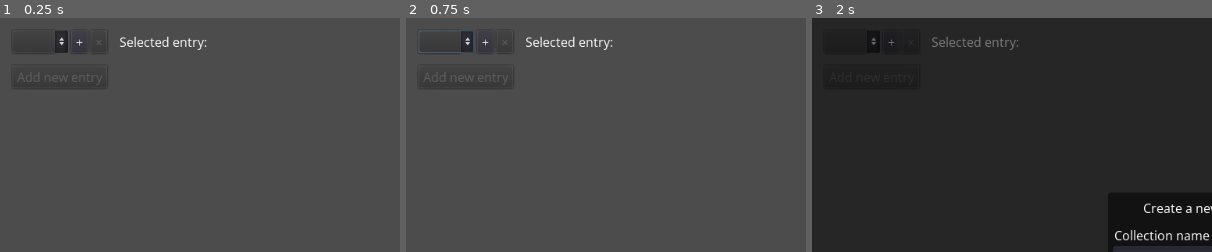
Above: before the commit, frames 1-3 (left to right).
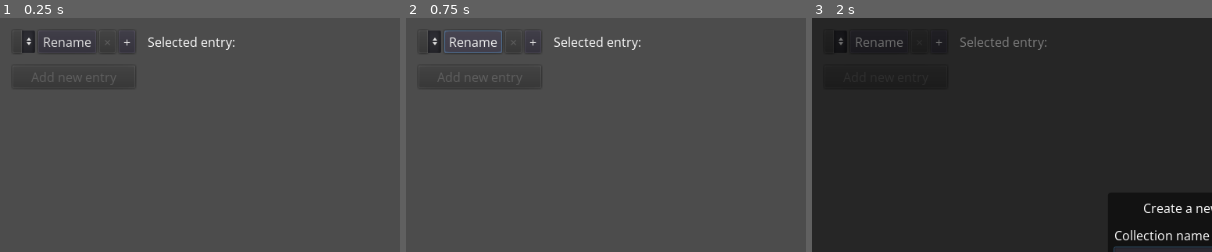
Above: after the commit, the same moments.

Repository: b7g/warm_bee
Game: Godot game, scene res://warm_bee.tscn
Same seed, same stepped clock (60 frames per second), same inputs: the game is played once before the commit and once after it.
Inputs (mouse positions are % of the whole screen's width and height, from its top left):
- Up to frame 1 (0.25 s): no input
- Up to frame 2 (0.75 s): click (8, 5) at 0.5 s, where only the run after the commit has a clickable "Rename"
- Up to frame 3 (2 s): click "+" at 1.25 s
The pictures show only the part of the screen within x 0-50%, y 0-50%; the shares and areas given below are measured in that part.

The runs differ from the first frame. In frame 1, 1.2% of the frame differs, in the area x 4-59%, y 5-29%; in frame 2, 1.5%, in the area x 3-59%, y 5-29%; in frame 3, 0.7%.
Error after the commit: Invalid get index 'name' (on base: 'Dictionary'). (res://singleton/data.gd:129)

Commit message:
Added option to rename collections

Diff:
--- a/godot/singleton/data.gd
+++ b/godot/singleton/data.gd
@@ -161,6 +161,12 @@
 	FileIO.save_data_delayed()
 
 
+func rename_collection(new_name: String) -> void:
+	_selected_collection["name"] = new_name
+	_interface.collection_renamed_to(new_name)
+	FileIO.save_data_delayed()
+
+
 func delete_collection() -> void:
 	var delete_collection_id: int = _selected_collection["id"]
 	for collection_index in _collections.size():
--- /dev/null
+++ b/godot/ui/dialog/rename_collection_dialog.gd
@@ -0,0 +1,42 @@
+extends ColorRect
+
+var _collection_name: String
+
+onready var _label_desc: Label = $CC/PC/VC/LabelDesc
+onready var _txt_name: LineEdit = $CC/PC/VC/VC/LineEditName
+onready var _btn_rename: Button = $CC/PC/VC/HC/ButtonRename
+
+
+func _ready() -> void:
+	_label_desc.text = _label_desc.text % _collection_name
+	_txt_name.placeholder_text = _collection_name
+	_txt_name.text = _collection_name
+
+
+func set_collection_name(collection_name: String) -> void:
+	_collection_name = collection_name
+
+
+func _rename(new_name: String) -> void:
+	if new_name.empty():
+		return
+	if new_name == _collection_name:
+		return
+	Data.rename_collection(new_name)
+
+
+func _on_ButtonRename_pressed() -> void:
+	_rename(_txt_name.text)
+	queue_free()
+
+
+func _on_ButtonCancel_pressed() -> void:
+	queue_free()
+
+
+func _on_LineEditName_text_changed(new_text: String) -> void:
+	_btn_rename.disabled = new_text.empty()
+
+
+func _on_LineEditName_text_entered(new_text: String):
+	_rename(new_text)
--- /dev/null
+++ b/godot/ui/dialog/rename_collection_dialog.tscn
@@ -0,0 +1,79 @@
+[gd_scene load_steps=3 format=2]
+
+[ext_resource path="res://ui/dialog/rename_collection_dialog.gd" type="Script" id=1]
+[ext_resource path="res://ui/theme_resource/panel_dialog.tres" type="StyleBox" id=2]
+
+[node name="RenameCollectionDialog" type="ColorRect"]
+anchor_right = 1.0
+anchor_bottom = 1.0
+color = Color( 0, 0, 0, 0.501961 )
+script = ExtResource( 1 )
+__meta__ = {
+"_edit_lock_": true
+}
+
+[node name="CC" type="CenterContainer" parent="."]
+anchor_right = 1.0
+anchor_bottom = 1.0
+__meta__ = {
+"_edit_lock_": true
+}
+
+[node name="PC" type="PanelContainer" parent="CC"]
+margin_left = 379.0
+margin_top = 242.0
+margin_right = 645.0
+margin_bottom = 358.0
+custom_styles/panel = ExtResource( 2 )
+
+[node name="VC" type="VBoxContainer" parent="CC/PC"]
+margin_left = 8.0
+margin_top = 8.0
+margin_right = 258.0
+margin_bottom = 108.0
+custom_constants/separation = 12
+
+[node name="LabelDesc" type="Label" parent="CC/PC/VC"]
+margin_right = 250.0
+margin_bottom = 14.0
+rect_min_size = Vector2( 250, 0 )
+text = "Rename collection “%s”"
+align = 1
+
+[node name="VC" type="VBoxContainer" parent="CC/PC/VC"]
+margin_top = 26.0
+margin_right = 250.0
+margin_bottom = 68.0
+
+[node name="Label" type="Label" parent="CC/PC/VC/VC"]
+margin_right = 250.0
+margin_bottom = 14.0
+text = "Collection name"
+
+[node name="LineEditName" type="LineEdit" parent="CC/PC/VC/VC"]
+margin_top = 18.0
+margin_right = 250.0
+margin_bottom = 42.0
+
+[node name="HC" type="HBoxContainer" parent="CC/PC/VC"]
+margin_top = 80.0
+margin_right = 250.0
+margin_bottom = 100.0
+alignment = 1
+
+[node name="ButtonRename" type="Button" parent="CC/PC/VC/HC"]
+margin_left = 64.0
+margin_right = 128.0
+margin_bottom = 20.0
+text = "Rename"
+
+[node name="ButtonCancel" type="Button" parent="CC/PC/VC/HC"]
+margin_left = 132.0
+margin_right = 186.0
+margin_bottom = 20.0
+text = "Cancel"
+
+[connection signal="text_changed" from="CC/PC/VC/VC/LineEditName" to="." method="_on_LineEditName_text_changed"]
+[connection signal="text_entered" from="CC/PC/VC/VC/LineEditName" to="." method="_on_LineEditName_text_entered"]
+[connection signal="pressed" from="CC/PC/VC/HC/ButtonRename" to="." method="_on_ButtonRename_pressed"]
+[connection signal="pressed" from="CC/PC/VC/HC/ButtonCancel" to="." method="_on_ButtonCancel_pressed"]
--- a/godot/warm_bee.gd
+++ b/godot/warm_bee.gd
@@ -5,6 +5,7 @@
 var _dialog_add_entry_res: Resource = preload("res://ui/dialog/add_entry.tscn")
 var _dialog_delete_entry_res: Resource = preload("res://ui/dialog/delete_entry.tscn")
 var _dialog_ce_list_item_res: Resource = preload("res://ui/dialog/create_or_edit_list_item.tscn")
+var _dialog_rename_collection_res: Resource = preload("res://ui/dialog/rename_collection_dialog.tscn")
 var _dialog_delete_item_res: Resource = preload("res://ui/dialog/delete_item.tscn")
 var _dialog_delete_tag_res: Resource = preload("res://ui/dialog/delete_tag.tscn")
 
@@ -75,6 +76,10 @@
 		_opt_collections.add_item(collection["name"])
 		var item_index: int = _opt_collections.get_item_count() - 1
 		_opt_collections.set_item_metadata(item_index, collection["id"])
+
+
+func collection_renamed_to(new_name: String) -> void:
+	_opt_collections.set_item_text(_opt_collections.selected, new_name)
 
 
 func display_entry_content(entry: Dictionary) -> void:
@@ -156,6 +161,12 @@
 	add_child(_dialog_add_entry_res.instance())
 
 
+func _on_ButtonRenameCollection_pressed() -> void:
+	var dialog_rename_collection: Control = _dialog_rename_collection_res.instance()
+	dialog_rename_collection.set_collection_name(Data.get_collection_name())
+	add_child(dialog_rename_collection)
+
+
 func _on_ButtonDeleteEntry_pressed() -> void:
 	var dialog_delete_entry: Control = _dialog_delete_entry_res.instance()
 	dialog_delete_entry.set_entry_name(Data.get_entry_name())
--- a/godot/warm_bee.tscn
+++ b/godot/warm_bee.tscn
@@ -26,76 +26,82 @@
 custom_constants/separation = 16
 
 [node name="VC" type="VBoxContainer" parent="MC/HC"]
-margin_right = 121.0
+margin_right = 157.0
 margin_bottom = 568.0
 custom_constants/separation = 0
 
 [node name="HC" type="HBoxContainer" parent="MC/HC/VC"]
-margin_right = 121.0
+margin_right = 157.0
 margin_bottom = 29.0
 
 [node name="OptCollections" type="OptionButton" parent="MC/HC/VC/HC"]
-margin_right = 71.0
+margin_right = 29.0
 margin_bottom = 29.0
 size_flags_horizontal = 3
 disabled = true
 
+[node name="ButtonRenameCollection" type="Button" parent="MC/HC/VC/HC"]
+margin_left = 33.0
+margin_right = 107.0
+margin_bottom = 29.0
+text = "Rename"
+
+[node name="ButtonDeleteCollection" type="Button" parent="MC/HC/VC/HC"]
+margin_left = 111.0
+margin_right = 132.0
+margin_bottom = 29.0
+text = "×"
+
 [node name="ButtonAddCollection" type="Button" parent="MC/HC/VC/HC"]
-margin_left = 75.0
-margin_right = 96.0
+margin_left = 136.0
+margin_right = 157.0
 margin_bottom = 29.0
 text = "+"
 
-[node name="ButtonDeleteCollection" type="Button" parent="MC/HC/VC/HC"]
-margin_left = 100.0
-margin_right = 121.0
-margin_bottom = 29.0
-text = "×"
-
 [node name="Spacer" type="MarginContainer" parent="MC/HC/VC"]
 margin_top = 29.0
-margin_right = 121.0
+margin_right = 157.0
 margin_bottom = 45.0
 custom_constants/margin_top = 16
 
 [node name="ButtonAddEntry" type="Button" parent="MC/HC/VC"]
 margin_top = 45.0
-margin_right = 121.0
+margin_right = 157.0
 margin_bottom = 74.0
 disabled = true
 text = "Add new entry"
 
 [node name="Spacer2" type="MarginContainer" parent="MC/HC/VC"]
 margin_top = 74.0
-margin_right = 121.0
+margin_right = 157.0
 margin_bottom = 82.0
 custom_constants/margin_top = 8
 
 [node name="SCEntries" type="ScrollContainer" parent="MC/HC/VC"]
 margin_top = 82.0
-margin_right = 121.0
+margin_right = 157.0
 margin_bottom = 568.0
 size_flags_vertical = 3
 scroll_horizontal_enabled = false
 
 [node name="VC" type="VBoxContainer" parent="MC/HC/VC/SCEntries"]
-margin_right = 121.0
+margin_right = 157.0
 size_flags_horizontal = 3
 
 [node name="VC2" type="VBoxContainer" parent="MC/HC"]
-margin_left = 137.0
+margin_left = 173.0
 margin_right = 992.0
 margin_bottom = 568.0
 size_flags_horizontal = 3
 custom_constants/separation = 0
 
 [node name="MC" type="MarginContainer" parent="MC/HC/VC2"]
-margin_right = 855.0
+margin_right = 819.0
 margin_bottom = 45.0
 custom_constants/margin_bottom = 16
 
 [node name="HC" type="HBoxContainer" parent="MC/HC/VC2/MC"]
-margin_right = 855.0
+margin_right = 819.0
 margin_bottom = 29.0
 
 [node name="LabelEntryType" type="Label" parent="MC/HC/VC2/MC/HC"]
@@ -111,19 +117,20 @@
 
 [node name="Spacer" type="Control" parent="MC/HC/VC2/MC/HC"]
 margin_left = 149.0
-margin_right = 746.0
+margin_right = 710.0
 margin_bottom = 29.0
 size_flags_horizontal = 3
 
 [node name="ButtonDeleteEntry" type="Button" parent="MC/HC/VC2/MC/HC"]
-margin_left = 750.0
-margin_right = 855.0
+margin_left = 714.0
+margin_right = 819.0
 margin_bottom = 29.0
 disabled = true
 text = "Delete entry"
 
 [connection signal="item_selected" from="MC/HC/VC/HC/OptCollections" to="." method="_on_OptCollections_item_selected"]
+[connection signal="pressed" from="MC/HC/VC/HC/ButtonRenameCollection" to="." method="_on_ButtonRenameCollection_pressed"]
+[connection signal="pressed" from="MC/HC/VC/HC/ButtonDeleteCollection" to="." method="_on_ButtonDeleteCollection_pressed"]
 [connection signal="pressed" from="MC/HC/VC/HC/ButtonAddCollection" to="." method="_on_ButtonAddCollection_pressed"]
-[connection signal="pressed" from="MC/HC/VC/HC/ButtonDeleteCollection" to="." method="_on_ButtonDeleteCollection_pressed"]
 [connection signal="pressed" from="MC/HC/VC/ButtonAddEntry" to="." method="_on_ButtonAddEntry_pressed"]
 [connection signal="pressed" from="MC/HC/VC2/MC/HC/ButtonDeleteEntry" to="." method="_on_ButtonDeleteEntry_pressed"]
